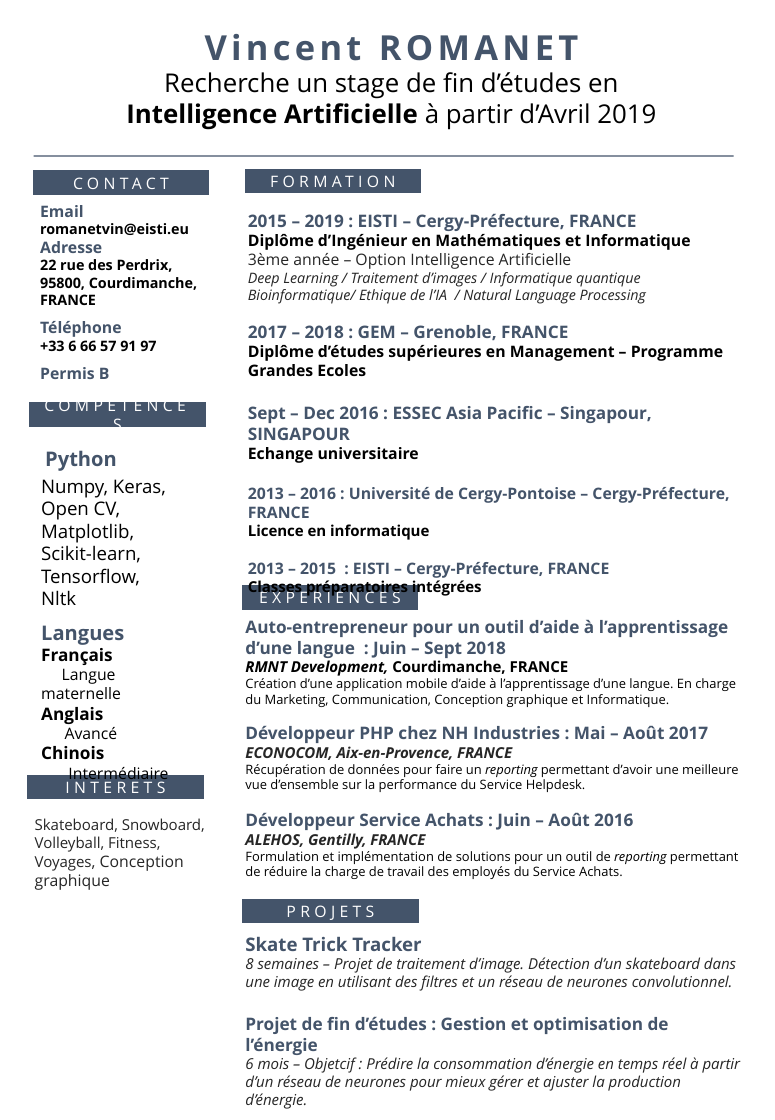
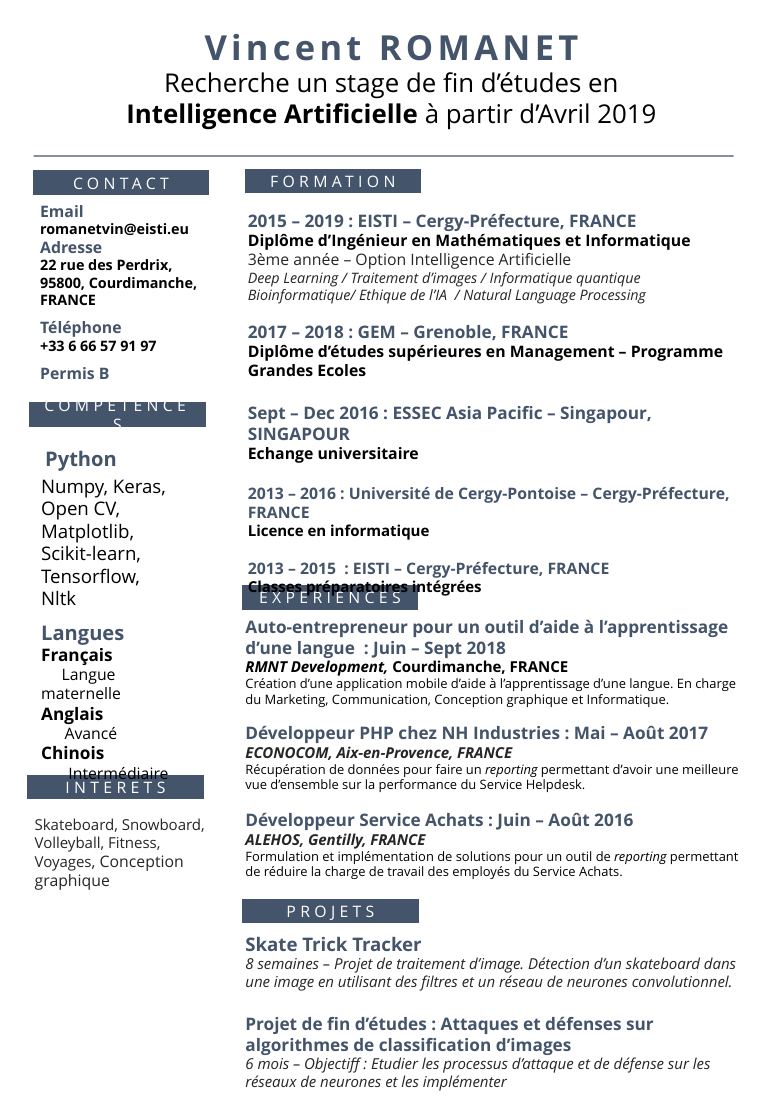
Before and after one commit to Romanetvin/Stage, a slide deck: slide 1 of Stage/Contrat Pro/ROMANETVincent_CV_FR.odp. Drawn at 775x1120 pixels with LibreOffice and Linux fonts; fonts in the diff are those of the drawing. Boxes give left, top, right and bottom in pixels: in the first picture for what was removed or moved away, otherwise in the second. Text is boxed around its words. In the diff, an @@ line names an element or a change of style, - is before the commit and + after.

```diff
--- a/Stage/Contrat Pro/ROMANETVincent_CV_FR.odp
+++ b/Stage/Contrat Pro/ROMANETVincent_CV_FR.odp
@@ text at box(245, 1017, 711, 1091): text changed @@
-Projet de fin d’études : Gestion et optimisation de l’énergie
-6 mois – Objetcif : Prédire la consommation d’énergie en temps réel à partir d’un réseau de neurones pour mieux gérer et ajuster la production d’énergie.
+Projet de fin d’études : Attaques et défenses sur algorithmes de classification d’images
+6 mois – Objectiff : Etudier les processus d’attaque et de défense sur les réseaux de neurones et les implémenter
```
Also in this commit, not shown: 14 other files.
